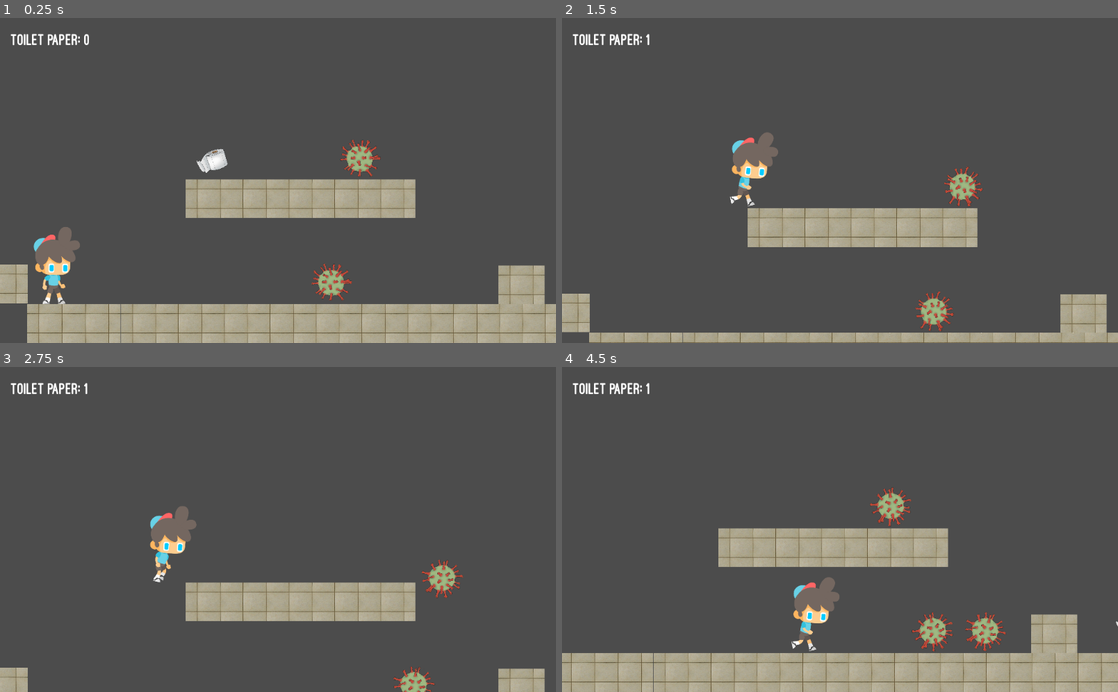
Above: before the commit, frames 1-4 (two rows, left to right).
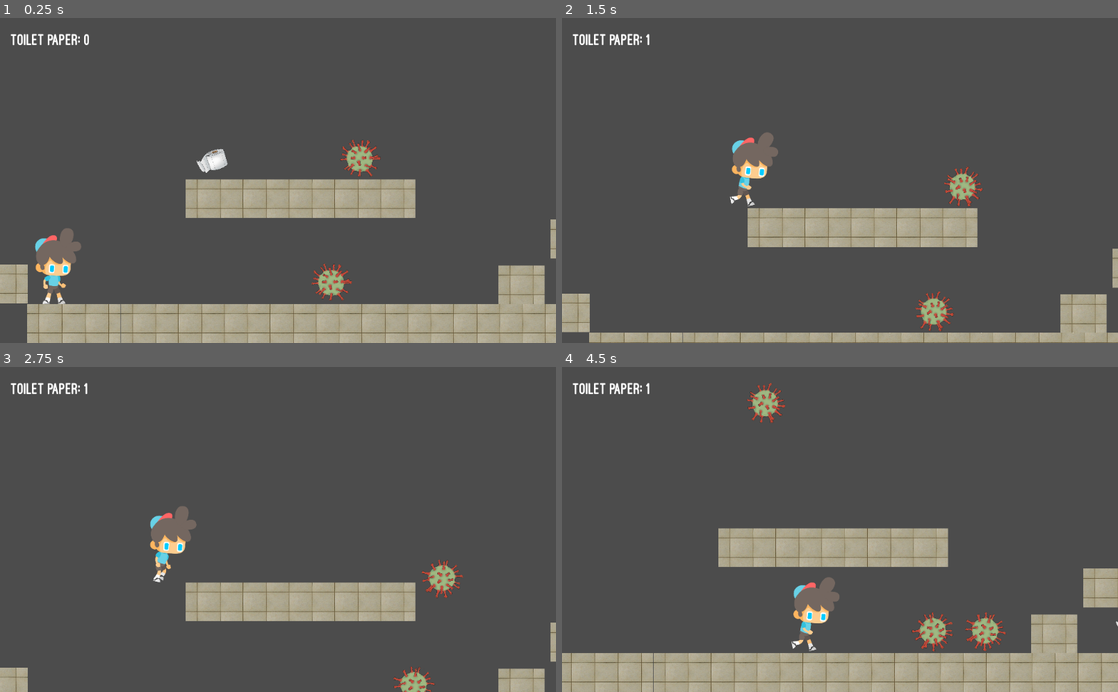
Above: after the commit, the same moments.

Repository: moomurrs/Final-Project
Game: Godot game, scene res://Scenes/World.tscn
Two runs of this game, one before a commit and one after it. Both use one fixed random seed, a clock stepped at 60 frames per second and the inputs below.
Inputs:
- Up to frame 1 (0.25 s): no input
- Up to frame 2 (1.5 s): hold Right (ui_right) from 0.53 s (still down); tap Up (ui_up) at 0.77 s
- Up to frame 3 (2.75 s): tap Up (ui_up) at 1.52 s; release Right (ui_right) at 2.03 s; hold Left (ui_left) from 2.03 s (still down)
- Up to frame 4 (4.5 s): release Left (ui_left) at 2.78 s; hold Right (ui_right) 2.78-4.28 s; tap Up (ui_up) at 3.02, 3.77 s; hold Left (ui_left) from 4.28 s (still down)

The runs differ from the first frame. In frame 1, 0.4% of the frame differs, in the area x 6-100%, y 61-84%; in frame 2, 0.1%; in frame 3, 0.1%; in frame 4, 1.6%, in the area x 33-100%, y 4-75%.

Commit message:
working end screen

Diff:
--- a/Scenes/Player.tscn
+++ b/Scenes/Player.tscn
@@ -95,7 +95,7 @@
 scale = Vector2( 0.3, 0.3 )
 frames = SubResource( 1 )
 animation = "idle"
-frame = 9
+frame = 4
 playing = true
 
 [node name="CollisionShape2D" type="CollisionShape2D" parent="."]
--- a/Scenes/World.tscn
+++ b/Scenes/World.tscn
@@ -7,10 +7,14 @@
 [ext_resource path="res://Assets/OstrichSans-Heavy.otf" type="DynamicFontData" id=5]
 [ext_resource path="res://Scripts/HUD.gd" type="Script" id=6]
 [ext_resource path="res://Scripts/World.gd" type="Script" id=7]
+[ext_resource path="res://Assets/door.PNG" type="Texture" id=8]
 
 [sub_resource type="DynamicFont" id=1]
 size = 30
 font_data = ExtResource( 5 )
+
+[sub_resource type="RectangleShape2D" id=2]
+extents = Vector2( 85.9277, 73.3728 )
 
 [node name="World" type="Node2D"]
 script = ExtResource( 7 )
@@ -22,7 +26,7 @@
 scale = Vector2( 0.03, 0.03 )
 tile_set = ExtResource( 2 )
 format = 1
-tile_data = PoolIntArray( 10158232, 0, 0, 10158276, 0, 0, 10158320, 0, 0, 10158364, 0, 0, 10158408, 0, 0, 15597524, 0, 0, 15534404, 0, 0, 15598020, 0, 0, 18022400, 0, 0, 18022445, 0, 0,  …(832 unchanged characters)…
+tile_data = PoolIntArray( 8061955, 0, 0, 8061999, 0, 0, 8062044, 0, 0, 8127102, 0, 0, 8127146, 0, 0, 8127191, 0, 0, 8127235, 0, 0, 8127279, 0, 0, 8127324, 0, 0, 8127368, 0, 0, 10158232, 0, 0, 10158276, 0, 0, 10158320, 0, 0, 10158364, 0, 0, 10158408, 0, 0, 10289698, 0, 0, 12584147, 0, 0, 12584191, 0, 0, 12714486, 0, 0, 15597524, 0, 0, 15534404, 0, 0, 15598020, 0, 0, 15598454, 0, 0, 18022400, 0, 0, 18022445, 0, 0,  …(832 unchanged characters)…
 
 [node name="Enemies" type="Node2D" parent="."]
 
@@ -56,8 +60,46 @@
 [node name="ToiletPaper02" parent="ToiletPapers" instance=ExtResource( 4 )]
 position = Vector2( 1058.21, 488.541 )
 
+[node name="ToiletPaper03" parent="ToiletPapers" instance=ExtResource( 4 )]
+position = Vector2( 1358.74, 200.643 )
+
+[node name="ToiletPaper04" parent="ToiletPapers" instance=ExtResource( 4 )]
+position = Vector2( 1731.47, 200.643 )
+
+[node name="ToiletPaper05" parent="ToiletPapers" instance=ExtResource( 4 )]
+position = Vector2( 2123.16, 202.448 )
+
+[node name="ToiletPaper06" parent="ToiletPapers" instance=ExtResource( 4 )]
+position = Vector2( 2473.33, 343.239 )
+
+[node name="ToiletPaper07" parent="ToiletPapers" instance=ExtResource( 4 )]
+position = Vector2( 3078.01, 482.224 )
+
+[node name="ToiletPaper08" parent="ToiletPapers" instance=ExtResource( 4 )]
+position = Vector2( 3135.77, 422.659 )
+
+[node name="ToiletPaper09" parent="ToiletPapers" instance=ExtResource( 4 )]
+position = Vector2( 3218.8, 387.461 )
+
+[node name="ToiletPaper10" parent="ToiletPapers" instance=ExtResource( 4 )]
+position = Vector2( 3308.14, 409.121 )
+
 [node name="EnemyTimer" type="Timer" parent="."]
-wait_time = 2.0
+wait_time = 3.0
 autostart = true
+
+[node name="Area2D" type="Area2D" parent="."]
+position = Vector2( 4469.86, 455 )
+__meta__ = {
+"_edit_group_": true
+}
+
+[node name="CollisionShape2D" type="CollisionShape2D" parent="Area2D"]
+shape = SubResource( 2 )
+
+[node name="Sprite" type="Sprite" parent="Area2D"]
+scale = Vector2( 0.4, 0.4 )
+texture = ExtResource( 8 )
 [connection signal="scoreUpdate" from="Player" to="HUD" method="_on_Player_scoreUpdate"]
 [connection signal="timeout" from="EnemyTimer" to="." method="_on_EnemyTimer_timeout"]
+[connection signal="body_entered" from="Area2D" to="Player" method="_on_Area2D_body_entered"]
--- a/Scripts/Player.gd
+++ b/Scripts/Player.gd
@@ -91,3 +91,10 @@
 func _on_Timer_timeout():
 	# call death screen
 	get_tree().change_scene("res://Scenes/Death.tscn")
+
+
+
+# Change to the Win screen if the player makes it to the door
+func _on_Area2D_body_entered(body):
+	if body.name == "Player":
+		get_tree().change_scene("res://Scenes/EndScreen.tscn")
Binary file added: Assets/door.PNG
Not shown, added: Assets/door.PNG.import
Not shown: 1 places in Scenes/World.tscn that only renumber resources
